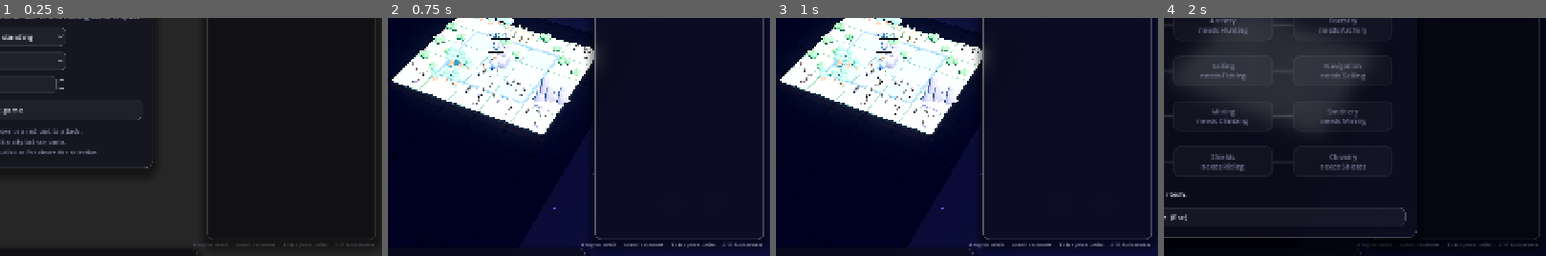
Above: before the commit, frames 1-4 (left to right).
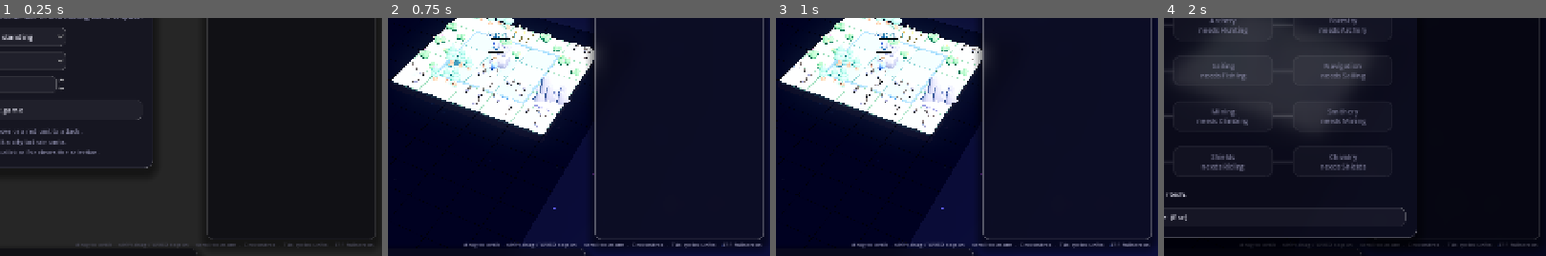
Above: after the commit, the same moments.

Repository: ElliotKnight/big_planets
Game: Godot game, scene res://scenes/main.tscn
Same seed, same stepped clock (60 frames per second), same inputs: the game is played once before the commit and once after it.
Inputs:
- Up to frame 1 (0.25 s): no input
- Up to frame 2 (0.75 s): click "Start game" at 0.5 s
- Up to frame 3 (1 s): no input
- Up to frame 4 (2 s): click "Technology (T)" at 1.25 s
The pictures show only the part of the screen within x 50-100%, y 39-89%; the shares and areas given below are measured in that part.

The runs differ from the first frame. In frame 1, 0.2% of the frame differs, in the area x 20-98%, y 94-96%; in frame 2, 0.6%, in the area x 19-98%, y 94-97%; in frame 3, 0.6%; in frame 4, 0.1%.

Commit message:
Improve zoom functionality with better scaling.

Diff:
--- a/scripts/main.gd
+++ b/scripts/main.gd
@@ -141,11 +141,7 @@
 	map_view.az = 0.25
 	map_view.pol = 1.05
 	map_view.dist = 5.2
-	map_view.camera.position = Vector3(0, 0, 0)
-	map_view._apply_cam()
-	var focus := map_view.world_pos(cap.x, y0)
-	map_view.camera.position = focus + Vector3(map_view.dist * sin(map_view.pol) * sin(map_view.az), map_view.dist * cos(map_view.pol), map_view.dist * sin(map_view.pol) * cos(map_view.az))
-	map_view.camera.look_at(focus + Vector3(0, 0.3, 0))
+	map_view.focus_tile(cap.x, y0)
 	for i in 8:
 		await get_tree().process_frame
 	get_viewport().get_texture().get_image().save_png(prefix + "_units.png")
@@ -173,7 +169,7 @@
 	map_view.dist = game.size * 1.15 + 3.0
 	map_view.az = 0.55
 	map_view.pol = 0.95
-	map_view._apply_cam()
+	map_view.set_focus(Vector3.ZERO)
 	# Now play one turn with animations on and capture mid-replay.
 	_clear_selection()
 	map_view.dist *= 1.5
@@ -328,7 +324,7 @@
 	log_panel.add(log_label)
 
 	# Hint, bottom-right.
-	var hint := _label("drag to orbit  ·  scroll to zoom  ·  Tab cycles units  ·  F11 fullscreen", 11, UITheme.DIM)
+	var hint := _label("drag to orbit  ·  shift-drag / WASD to pan  ·  scroll to zoom  ·  C recentres  ·  Tab cycles units  ·  F11 fullscreen", 11, UITheme.DIM)
 	root.add_child(hint)
 	hint.anchor_left = 1.0
 	hint.anchor_right = 1.0
@@ -555,6 +551,7 @@
 	if sel_unit != null and mine.has(sel_unit):
 		idx = (mine.find(sel_unit) + 1) % mine.size()
 	_select_unit(mine[idx])
+	map_view.focus_tile(sel_unit.x, sel_unit.y)
 	_refresh()
 
 
--- a/scripts/map_view_3d.gd
+++ b/scripts/map_view_3d.gd
@@ -18,8 +18,13 @@
 var dist: float = 14.0
 var min_dist: float = 6.0
 var max_dist: float = 40.0
+## Ground point the camera orbits and looks at. Panning moves it, so any part
+## of the island (not just the centre) can be brought into view and zoomed in on.
+var focus: Vector3 = Vector3.ZERO
+var pan_limit: float = 12.0
 
 var _dragging := false
+var _panning := false
 var _drag_moved := false
 var _down := Vector2.ZERO
 var _last := Vector2.ZERO
@@ -45,8 +50,10 @@
 	ctrl = c
 	off = (g.size - 1) / 2.0
 	dist = g.size * 1.5 + 3.5
-	min_dist = g.size * 0.45
+	min_dist = maxf(1.6, g.size * 0.25)
 	max_dist = g.size * 2.6
+	pan_limit = g.size * 0.5 + 2.0
+	focus = Vector3.ZERO
 	var s := maxf(1.0, g.size / 8.0)
 	_build_environment(s)
 	_space = SpaceBackdrop.new()
@@ -164,8 +171,30 @@
 
 
 func _apply_cam() -> void:
-	camera.position = Vector3(dist * sin(pol) * sin(az), dist * cos(pol), dist * sin(pol) * cos(az))
-	camera.look_at(Vector3(0, 0.3, 0))
+	camera.position = focus + Vector3(dist * sin(pol) * sin(az), dist * cos(pol), dist * sin(pol) * cos(az))
+	camera.look_at(focus + Vector3(0, 0.3, 0))
+	camera.force_update_transform()
+
+
+## Move the orbit/look-at point, kept within a margin around the island.
+func set_focus(p: Vector3) -> void:
+	focus = Vector3(clampf(p.x, -pan_limit, pan_limit), 0.0, clampf(p.z, -pan_limit, pan_limit))
+	_apply_cam()
+
+
+## Centre the view on a tile (used when selection jumps somewhere off-screen).
+func focus_tile(x: int, y: int) -> void:
+	if game == null or camera == null:
+		return
+	set_focus(world_pos(x, y))
+
+
+## Back to the default framing of the whole island.
+func reset_view() -> void:
+	az = 0.55
+	pol = 0.95
+	dist = game.size * 1.5 + 3.5 if game != null else 14.0
+	set_focus(Vector3.ZERO)
 
 
 # ---------------------------------------------------------------- refresh
@@ -1054,15 +1083,23 @@
 
 # ---------------------------------------------------------------- input & picking
 
-func tile_from_screen(pos: Vector2) -> Vector2i:
+## Where a screen point hits the ground plane, or null if it misses it.
+func ground_point(pos: Vector2) -> Variant:
 	var from := camera.project_ray_origin(pos)
 	var dir := camera.project_ray_normal(pos)
 	if absf(dir.y) < 1e-5:
-		return Vector2i(-1, -1)
+		return null
 	var t := -from.y / dir.y
 	if t < 0.0:
+		return null
+	return from + dir * t
+
+
+func tile_from_screen(pos: Vector2) -> Vector2i:
+	var hit = ground_point(pos)
+	if hit == null:
 		return Vector2i(-1, -1)
-	var p := from + dir * t
+	var p: Vector3 = hit
 	return Vector2i(roundi(p.x + off), roundi(p.z + off))
 
 
@@ -1080,37 +1117,53 @@
 		if event.button_index == MOUSE_BUTTON_LEFT:
 			if event.pressed:
 				_dragging = true
+				_panning = event.shift_pressed
 				_drag_moved = false
 				_down = event.position
 				_last = event.position
 			else:
 				_dragging = false
+				_panning = false
 				if not _drag_moved and ctrl != null:
 					var tp := tile_from_screen(event.position)
 					ctrl.on_tile_click(tp.x, tp.y, false)
+		elif event.button_index == MOUSE_BUTTON_MIDDLE:
+			_dragging = event.pressed
+			_panning = event.pressed
+			_drag_moved = event.pressed
+			_down = event.position
+			_last = event.position
 		elif event.button_index == MOUSE_BUTTON_RIGHT and event.pressed and ctrl != null:
 			var tp := tile_from_screen(event.position)
 			ctrl.on_tile_click(tp.x, tp.y, true)
 		elif event.button_index == MOUSE_BUTTON_WHEEL_UP and event.pressed:
-			_zoom(0.9)
+			_zoom(0.9, event.position)
 		elif event.button_index == MOUSE_BUTTON_WHEEL_DOWN and event.pressed:
-			_zoom(1.1)
+			_zoom(1.1, event.position)
 	elif event is InputEventMouseMotion:
 		if _dragging:
 			if event.position.distance_to(_down) > 6.0:
 				_drag_moved = true
 			if _drag_moved:
-				az -= (event.position.x - _last.x) * 0.006
-				pol = clampf(pol - (event.position.y - _last.y) * 0.004, 0.35, 1.4)
-				_apply_cam()
+				if _panning:
+					_drag_pan(_last, event.position)
+				else:
+					az -= (event.position.x - _last.x) * 0.006
+					pol = clampf(pol - (event.position.y - _last.y) * 0.004, 0.35, 1.4)
+					_apply_cam()
 			_last = event.position
 		else:
 			set_hover(tile_from_screen(event.position))
 	elif event is InputEventPanGesture:
-		_zoom(1.0 + event.delta.y * 0.04)
+		# Trackpad two-finger scroll pans the map; hold Ctrl (or pinch) to zoom.
+		if event.ctrl_pressed:
+			_zoom(1.0 + event.delta.y * 0.04, event.position)
+		else:
+			_pan_by(event.delta.x * dist * 0.02, -event.delta.y * dist * 0.02)
 	elif event is InputEventMagnifyGesture:
-		_zoom(1.0 / event.factor)
+		_zoom(1.0 / event.factor, event.position)
 	elif event is InputEventKey and event.pressed:
+		var step := maxf(0.5, dist * 0.07)
 		match event.keycode:
 			KEY_LEFT:
 				az += 0.12
@@ -1124,12 +1177,53 @@
 			KEY_DOWN:
 				pol = clampf(pol + 0.08, 0.35, 1.4)
 				_apply_cam()
+			KEY_W:
+				_pan_by(0.0, -step)
+			KEY_S:
+				_pan_by(0.0, step)
+			KEY_A:
+				_pan_by(-step, 0.0)
+			KEY_D:
+				_pan_by(step, 0.0)
+			KEY_C:
+				reset_view()
 			KEY_MINUS:
 				_zoom(1.15)
 			KEY_EQUAL:
 				_zoom(0.87)
 
 
-func _zoom(factor: float) -> void:
+## Zoom towards the ground point under `anchor` (screen space) so the tile the
+## cursor is over stays put; without an anchor it zooms on the current focus.
+func _zoom(factor: float, anchor = null) -> void:
+	var before = ground_point(anchor) if anchor != null else null
 	dist = clampf(dist * factor, min_dist, max_dist)
 	_apply_cam()
+	if before == null:
+		return
+	var after = ground_point(anchor)
+	if after == null:
+		return
+	var shift: Vector3 = before - after
+	set_focus(focus + shift)
+
+
+## Slide the view in camera-relative ground directions (right / forward).
+func _pan_by(right: float, forward: float) -> void:
+	var b := camera.global_transform.basis
+	var r := Vector3(b.x.x, 0.0, b.x.z).normalized()
+	var f := Vector3(-b.z.x, 0.0, -b.z.z)
+	if f.length() < 1e-4:
+		f = Vector3(r.z, 0.0, -r.x)
+	f = f.normalized()
+	set_focus(focus + r * right + f * forward)
+
+
+## Drag the ground itself: the point grabbed stays under the cursor.
+func _drag_pan(from_pos: Vector2, to_pos: Vector2) -> void:
+	var a = ground_point(from_pos)
+	var b = ground_point(to_pos)
+	if a == null or b == null:
+		return
+	var delta: Vector3 = a - b
+	set_focus(focus + delta)
Not shown, changed: README.md
